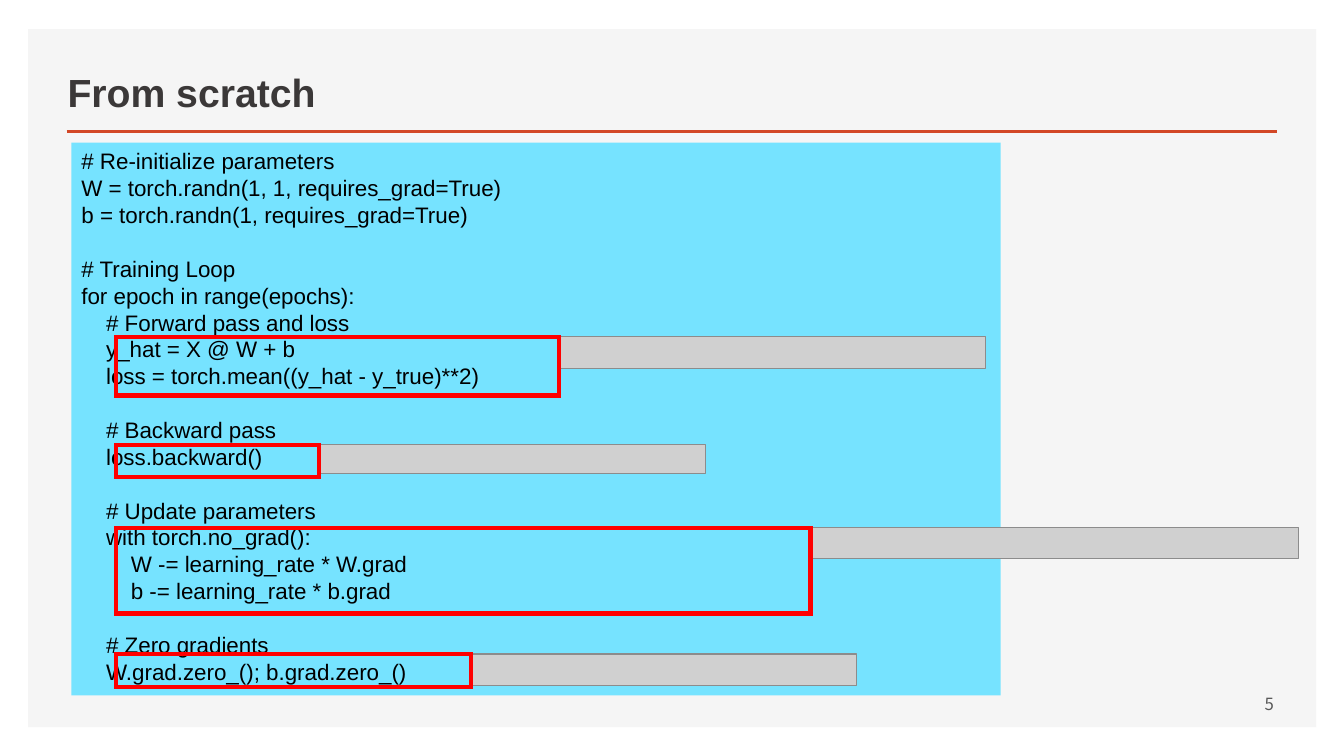
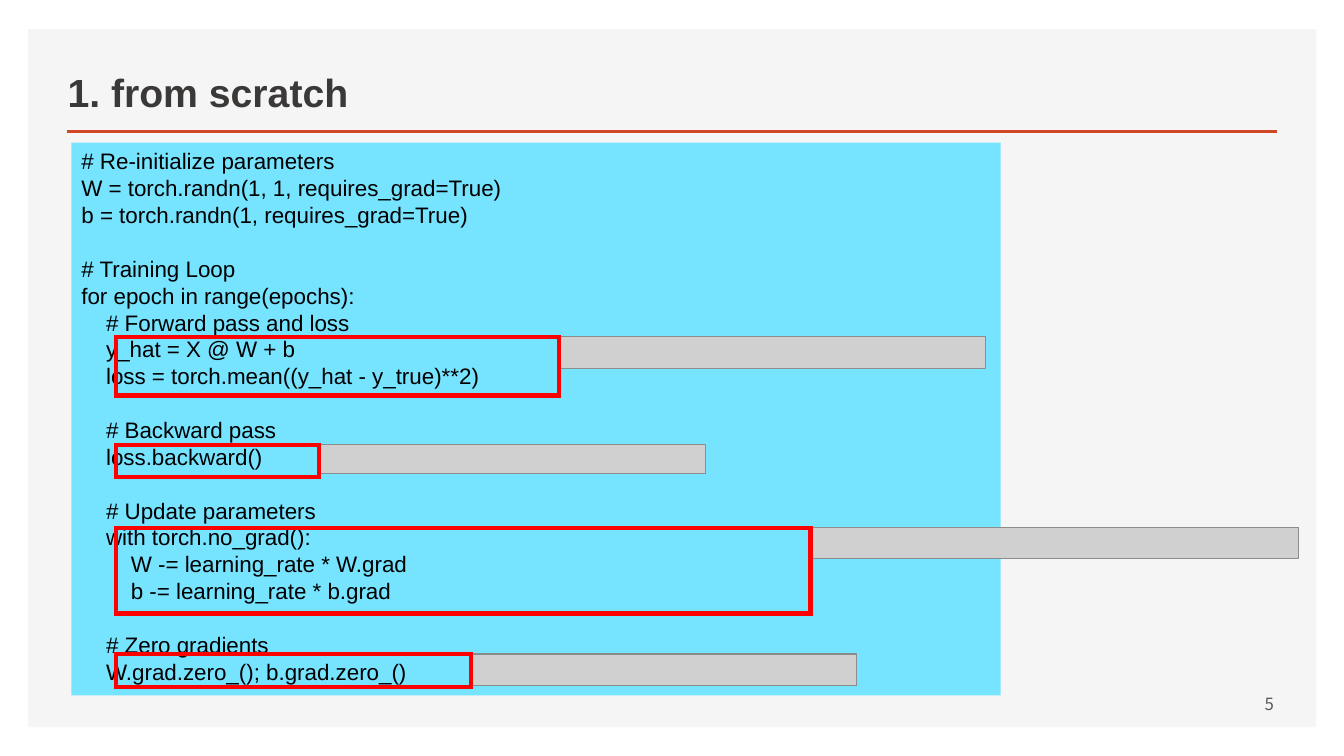
Before and after one commit to ancestor9/mathematics-for-machine-learning, a slide deck: slide 5 of Linear_Algebra/w5_03_Deep_Learning_with_pytorch.pptx. Drawn at 1344x756 pixels with LibreOffice and Linux fonts; fonts in the diff are those of the drawing; grey boxes stand for pictures. Boxes give left, top, right and bottom in pixels: in the first picture for what was removed or moved away, otherwise in the second. Text is boxed around its words. In the diff, an @@ line names an element or a change of style, - is before the commit and + after.

```diff
--- a/Linear_Algebra/w5_03_Deep_Learning_with_pytorch.pptx
+++ b/Linear_Algebra/w5_03_Deep_Learning_with_pytorch.pptx
@@ title at (x1=68, y1=78, x2=348, y2=108): text changed @@
-From scratch
+1. from scratch
```
Also in this commit, not shown: 5 other slides changed, 1 slide added.
